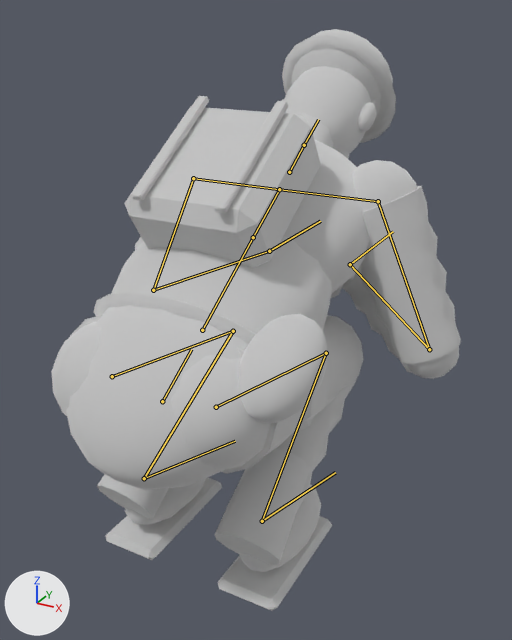
An edit to the glTF model ambush_loop/art/v2/models/operator_rifle_lod0.glb, drawn before and after from the same camera.
One viewpoint serves both versions: a 50 mm camera at (0.632, -0.928, 1.006) aimed at (0.006, 0.211, 0.437). Every picture has the same lights, and +X, +Y and +Z are marked at lower left. The picture after the commit comes second. Both versions are drawn at frame 15 of the action 'deploy'; the numbers are the values there. The bones that change, and the others that lie on the model, are drawn over the model as lines.

In view in the first picture: 'operator_rifle_body'.
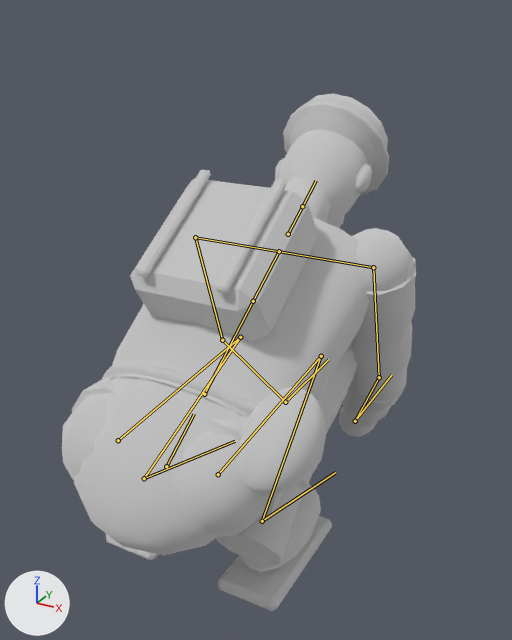
The change in detail:
Bone 'pelvis' (bone_pelvis) moves from (0.0, -0.524, 0.1) to (0.0, -0.654, 0.1).
Bone 'upper_arm.L' (bone_upper_arm_l) turns from (-9, 1, 14) to (4, 0, -14) degrees about its own x, y and z.
Bone 'forearm.L' (bone_forearm_l) turns from (26, 5, -32) to (-74, 3, -6) degrees about its own x, y and z.
Bone 'hand.L' (bone_hand_l) turns from (-10, 1, 30) to (59, -27, -8) degrees about its own x, y and z.
Bone 'upper_arm.R' (bone_upper_arm_r) turns from (-9, -1, -14) to (4, 0, 14) degrees about its own x, y and z.
Bone 'forearm.R' (bone_forearm_r) turns from (26, -5, 32) to (-74, -3, 6) degrees about its own x, y and z.
Bone 'hand.R' (bone_hand_r) turns from (-10, -1, -30) to (59, 27, 8) degrees about its own x, y and z.
Bone 'thigh.L' (bone_thigh_l) turns from (132, 2, -4) to (148, 4, -3) degrees about its own x, y and z.
Bone 'shin.L' (bone_shin_l) turns from (-129, 1, 1) to (-147, 4, 1) degrees about its own x, y and z.
Bone 'foot.L' (bone_foot_l) turns from (54, -2, -3) to (57, -4, -4) degrees about its own x, y and z.
Bone 'thigh.R' (bone_thigh_r) turns from (132, -2, 4) to (148, -4, 3) degrees about its own x, y and z.
Bone 'shin.R' (bone_shin_r) turns from (-129, -1, -1) to (-147, -4, -1) degrees about its own x, y and z.
Bone 'foot.R' (bone_foot_r) turns from (54, 2, 3) to (57, 4, 4) degrees about its own x, y and z.

Changed parts and their boxes (x1, y1, x2, y2) in the pictures (512 x 640 px):
'operator_rifle_body', posed (14% narrower, 11% shorter)
    before: (51, 29, 461, 611)
    after: (62, 93, 416, 611)
bone 'pelvis', root to tip
    before: (162, 401) to (191, 349)
    after: (166, 466) to (194, 414)
bone 'upper_arm.L', root to tip
    before: (193, 178) to (153, 290)
    after: (195, 237) to (222, 340)
bone 'forearm.L', root to tip
    before: (153, 290) to (269, 251)
    after: (222, 340) to (285, 402)
bone 'hand.L', root to tip
    before: (269, 251) to (320, 221)
    after: (285, 402) to (328, 359)
bone 'upper_arm.R', root to tip
    before: (378, 201) to (429, 349)
    after: (373, 267) to (379, 377)
bone 'forearm.R', root to tip
    before: (429, 349) to (350, 264)
    after: (379, 377) to (355, 421)
bone 'hand.R', root to tip
    before: (350, 264) to (393, 231)
    after: (355, 421) to (392, 374)
bone 'thigh.L', root to tip
    before: (112, 376) to (233, 331)
    after: (118, 440) to (240, 337)
bone 'shin.L', root to tip
    before: (233, 331) to (144, 478)
    after: (240, 337) to (144, 478)
bone 'thigh.R', root to tip
    before: (216, 407) to (326, 353)
    after: (218, 474) to (321, 356)
bone 'shin.R', root to tip
    before: (326, 353) to (262, 521)
    after: (321, 356) to (262, 521)
